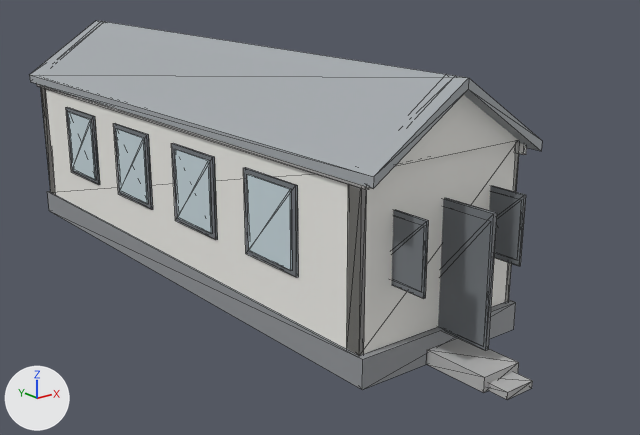
What one commit did to the glTF model app/public/models/camper.glb.
The view is the same before and after, from a 50 mm lens placed at (-6.52, -9.53, 4.33), pointed at (0.53, -0.72, 0.8). The lights are fixed; the arrows at lower left show +X, +Y and +Z. The older version comes first. Mesh edges are drawn as thin lines. Where no turn or scale is listed for an object, it has been applied to the vertices.

The older version as bpy lines, for what is in view:
```python
me_geometry_0 = bpy.data.meshes.new('geometry_0')
me_geometry_0.from_pydata(...)  # 280 vertices, 420 faces; spans x -1.22..1.22, y -4.57..4.57, z 0.0..3.05
me_geometry_0.materials.append(mat_defaultmaterial)
ob_geometry_0 = bpy.data.objects.new('geometry_0', me_geometry_0)
ob_geometry_0.location = (0.0, 0.0, 0.0)
```
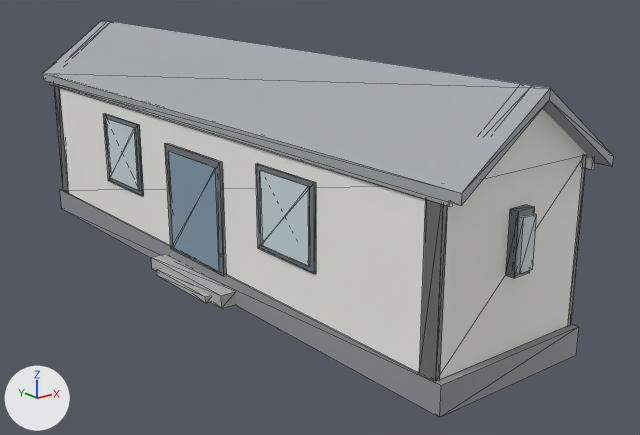
Location of each change, (x1, y1, x2, y2) in pixels of the pictures (640 x 435 px; the box of a moved part takes in the faces that stretch with it):
'geometry_0', reshaped (11% wider)
    before: (30, 20, 542, 400)
    after: (43, 20, 613, 417)
part 1 of me_geometry_0, added
    after: (60, 189, 579, 417)
part 2 of me_geometry_0, added
    after: (54, 87, 585, 381)
part 3 of me_geometry_0, added
    after: (54, 86, 69, 192)
part 4 of me_geometry_0, added
    after: (419, 200, 447, 381)
part 5 of me_geometry_0, added
    after: (568, 155, 585, 325)
part 6 of me_geometry_0, added
    after: (50, 83, 453, 206)
part 7 of me_geometry_0, added (mostly hidden)
    after: (584, 157, 595, 170)
part 8 of me_geometry_0, moved or reshaped
    before: (396, 95, 518, 165)
    after: (484, 109, 586, 179)
part 9 of me_geometry_0, added
    after: (165, 143, 226, 276)
part 10 of me_geometry_0, added (blue)
    after: (168, 151, 220, 272)
part 11 of me_geometry_0, added
    after: (151, 254, 235, 308)
part 12 of me_geometry_0, added
    after: (157, 268, 210, 303)
part 13 of me_geometry_0, added
    after: (103, 113, 144, 196)
part 14 of me_geometry_0, added
    after: (106, 118, 139, 191)
part 15 of me_geometry_0, added
    after: (256, 163, 316, 274)
part 16 of me_geometry_0, added
    after: (260, 170, 309, 267)
part 17 of me_geometry_0, added
    after: (506, 205, 535, 278)
part 18 of me_geometry_0, added
    after: (516, 213, 537, 273)
part 19 of me_geometry_0, deleted
    before: (37, 84, 533, 400)
part 20 of me_geometry_0, moved or reshaped
    before: (30, 20, 542, 355)
    after: (43, 20, 613, 206)

Diff of the bpy script that builds the scene:
```diff
--- a/app/public/models/camper.glb.py
+++ b/app/public/models/camper.glb.py
@@ me_geometry_0 @@
 # used by ob_geometry_0; location = (0.0, 0.0, 0.0)
-me_geometry_0.from_pydata(...)  # 280 vertices, 420 faces; spans x -1.22..1.22, y -4.57..4.57, z 0.0..3.05
+me_geometry_0.from_pydata(...)  # 248 vertices, 372 faces; spans x -1.22..1.22, y -4.57..4.57, z 0.0..3.05
+# me_geometry_0 part 1: a new loose piece, a box spanning x -0.96..1.18, y -4.39..4.39, z 0.0..0.34, in mat_defaultmaterial
+# me_geometry_0 part 2: a new loose piece, a box spanning x -0.94..1.15, y -4.31..4.31, z 0.34..2.26, in mat_defaultmaterial
+# me_geometry_0 part 3: a new loose piece, a box spanning x -0.936..-0.882, y 4.084..4.306, z 0.319..2.277, in mat_defaultmaterial
+# me_geometry_0 part 4: a new loose piece, a box spanning x -0.936..-0.882, y -4.306..-4.084, z 0.319..2.277, in mat_defaultmaterial
+# me_geometry_0 part 5: a new loose piece, a box spanning x 1.099..1.154, y -4.306..-4.084, z 0.319..2.277, in mat_defaultmaterial
+# me_geometry_0 part 6: a new loose piece, a box spanning x -0.958..-0.914, y -4.394..4.394, z 2.088..2.258, in mat_defaultmaterial
+# me_geometry_0 part 7: a new loose piece, a box spanning x 1.132..1.176, y -4.394..4.394, z 2.088..2.258, in mat_defaultmaterial
+# me_geometry_0 part 8: the loose piece of 6 vertices spanning x -1.15..1.15, y -3.51..-3.39, z 2.26..3.05 is scaled about its middle by (0.911, 1.11, 1), then moved by (0.11, -0.86, 0.0)
+# me_geometry_0 part 9: a new loose piece, a box spanning x -0.971..-0.927, y -0.666..0.666, z 0.31..1.778, in mat_defaultmaterial
+# me_geometry_0 part 10: a new loose piece, a box spanning x -0.98..-0.945, y -0.577..0.577, z 0.339..1.693, in mat_defaultmaterial
+# me_geometry_0 part 11: a new loose piece, a box spanning x -1.15..-0.94, y -0.89..0.89, z 0.0..0.17, in mat_defaultmaterial
+# me_geometry_0 part 12: a new loose piece, a box spanning x -1.219..-1.089, y -0.621..0.621, z 0.0..0.085, in mat_defaultmaterial
+# me_geometry_0 part 13: a new loose piece, a box spanning x -0.962..-0.936, y 1.42..2.486, z 0.886..1.902, in mat_defaultmaterial
+# me_geometry_0 part 14: a new loose piece, a box spanning x -0.973..-0.951, y 1.509..2.397, z 0.943..1.846, in mat_defaultmaterial
+# me_geometry_0 part 15: a new loose piece, a box spanning x -0.962..-0.936, y -2.486..-1.42, z 0.886..1.902, in mat_defaultmaterial
+# me_geometry_0 part 16: a new loose piece, a box spanning x -0.973..-0.951, y -2.397..-1.509, z 0.943..1.846, in mat_defaultmaterial
+# me_geometry_0 part 17: a new loose piece, a box spanning x -0.01..0.23, y -4.41..-4.31, z 1.19..1.87, in mat_defaultmaterial
+# me_geometry_0 part 18: a new loose piece, a box spanning x 0.011..0.207, y -4.457..-4.368, z 1.246..1.811, in mat_defaultmaterial
+# me_geometry_0 part 19: 29 loose pieces with 232 vertices, spanning x -1.19..1.19, y -4.57..4.41, z 0.0..2.28, are deleted
+# me_geometry_0 part 20: 2 vertices moved within x 1.15, y -1.48, z 0.89..1.9; 30 vertices removed from x -1.22..1.22, y -3.69..4.57, z 0.34..3.05; 14 vertices added at x -1.0..1.22, y -4.57..4.57, z 0.89..3.05
+# other edits to the shape of me_geometry_0 do not show in these pictures
 me_geometry_0.materials.append(mat_defaultmaterial)
```
